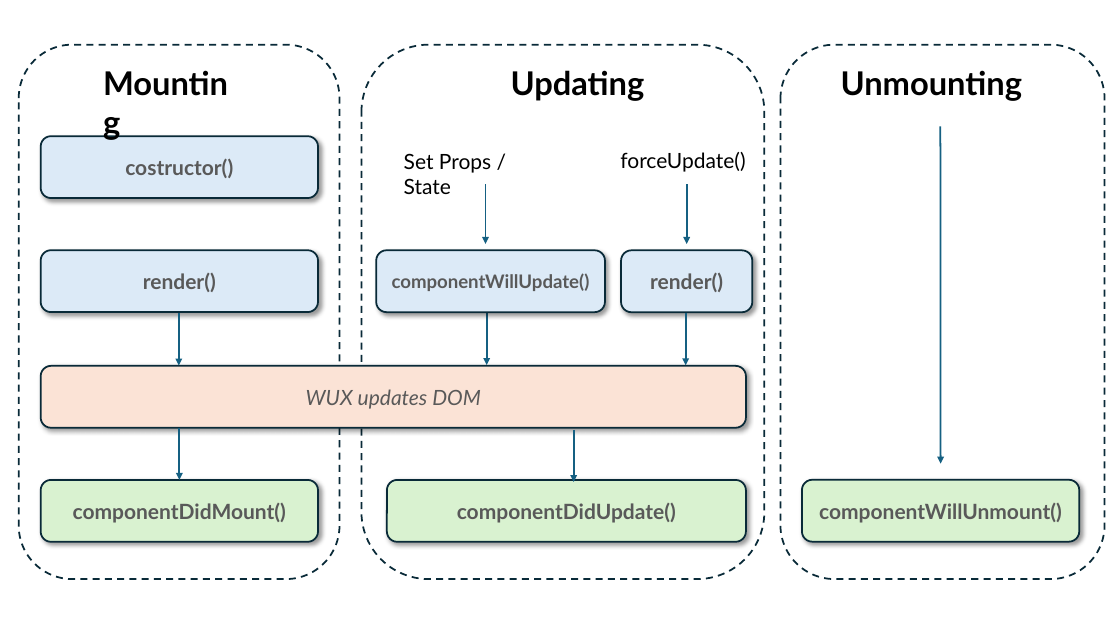
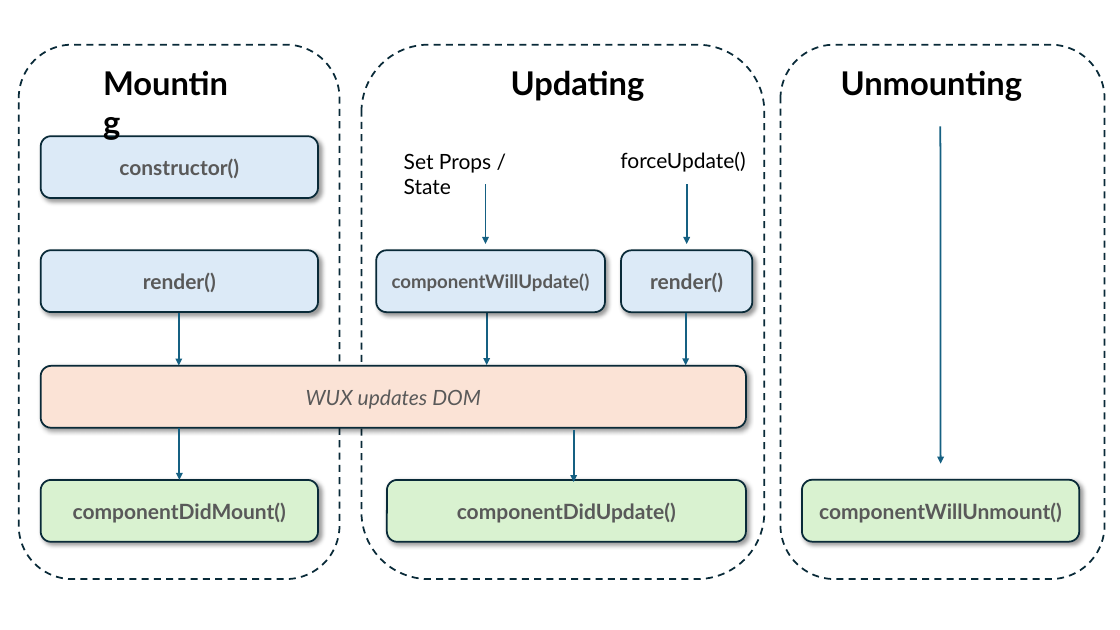
Before and after one commit to giosil/wux, a slide deck: slide 1 of WUX.pptx. Drawn at 1120x630 pixels with LibreOffice and Linux fonts; fonts in the diff are those of the drawing. Boxes give left, top, right and bottom in pixels: in the first picture for what was removed or moved away, otherwise in the second. Text is boxed around its words. In the diff, an @@ line names an element or a change of style, - is before the commit and + after.

```diff
--- a/WUX.pptx
+++ b/WUX.pptx
@@ text in rounded rectangle at [119,159,239,178]: text changed @@
-costructor()
+constructor()
```
Also in this commit, not shown: 1 other file.
